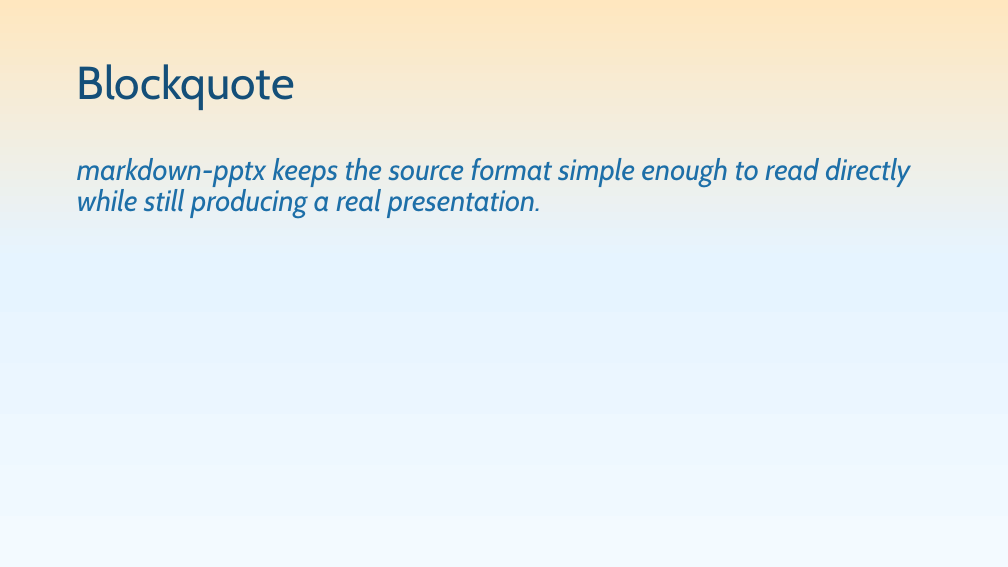
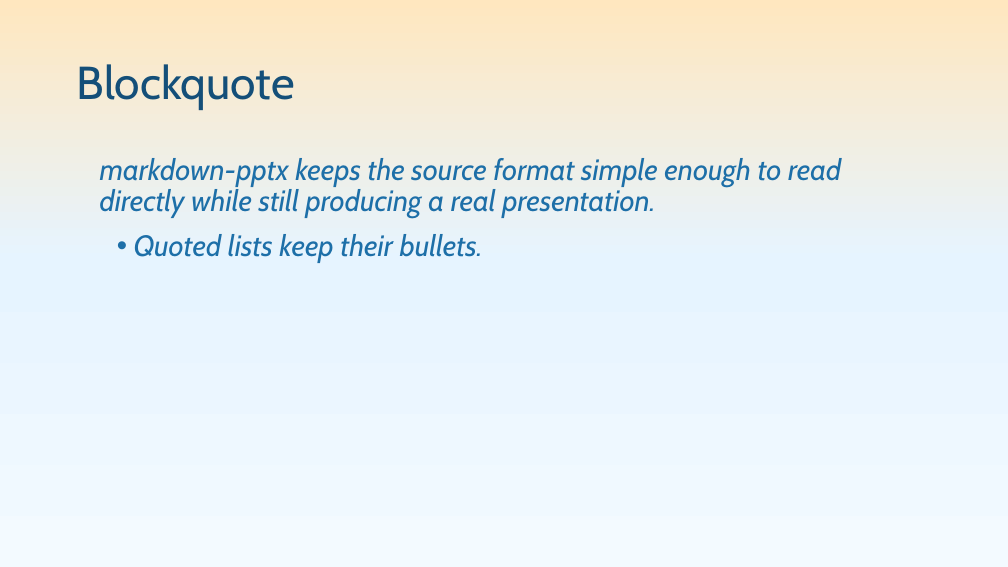
Before and after one commit to pseudosavant/markdown-pptx, a slide deck: slide 26 of sample/showcase.pptx (slide 23 before the commit). Drawn at 1008x567 pixels with LibreOffice and Linux fonts; fonts in the diff are those of the drawing. Boxes give left, top, right and bottom in pixels: in the first picture for what was removed or moved away, otherwise in the second. Text is boxed around its words. In the diff, an @@ line names an element or a change of style, - is before the commit and + after.

Commit message:
Expand Markdown support and use ps-python-pptx public APIs

```diff
--- a/sample/showcase.pptx
+++ b/sample/showcase.pptx
@@ text at box(100, 158, 841, 219): indent changed @@
@@ text at box(134, 234, 483, 263): paragraph added @@
+• Quoted lists keep their bullets.
```
Also in this commit, not shown: 7 other slides changed, 3 slides added, 16 other files.
